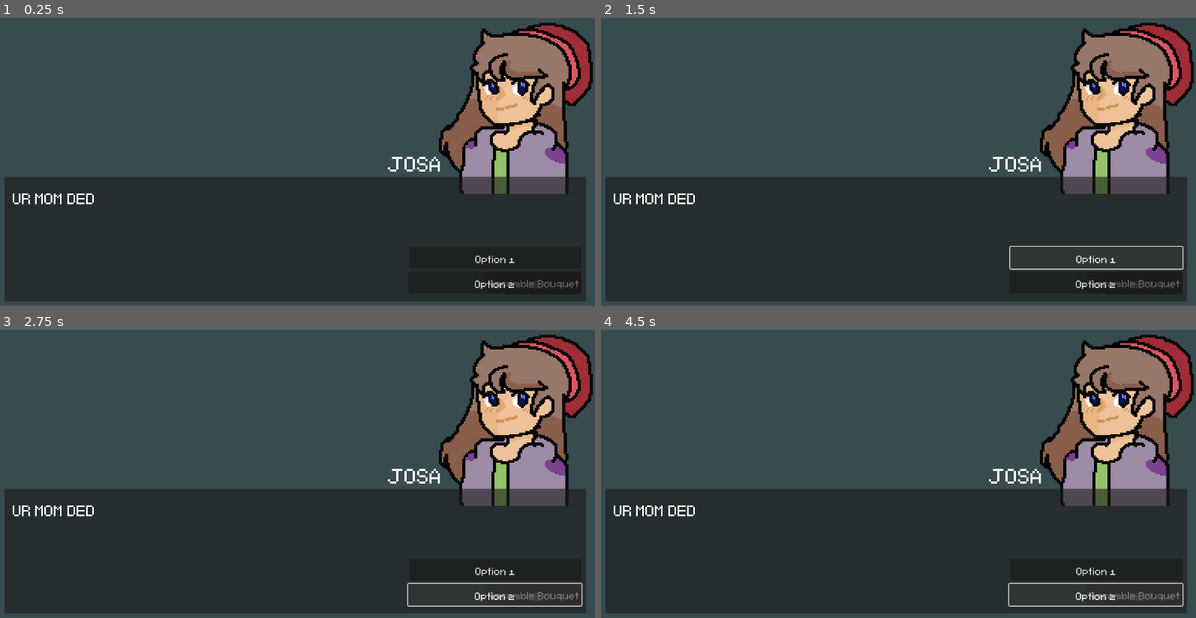
Above: before the commit, frames 1-4 (two rows, left to right).
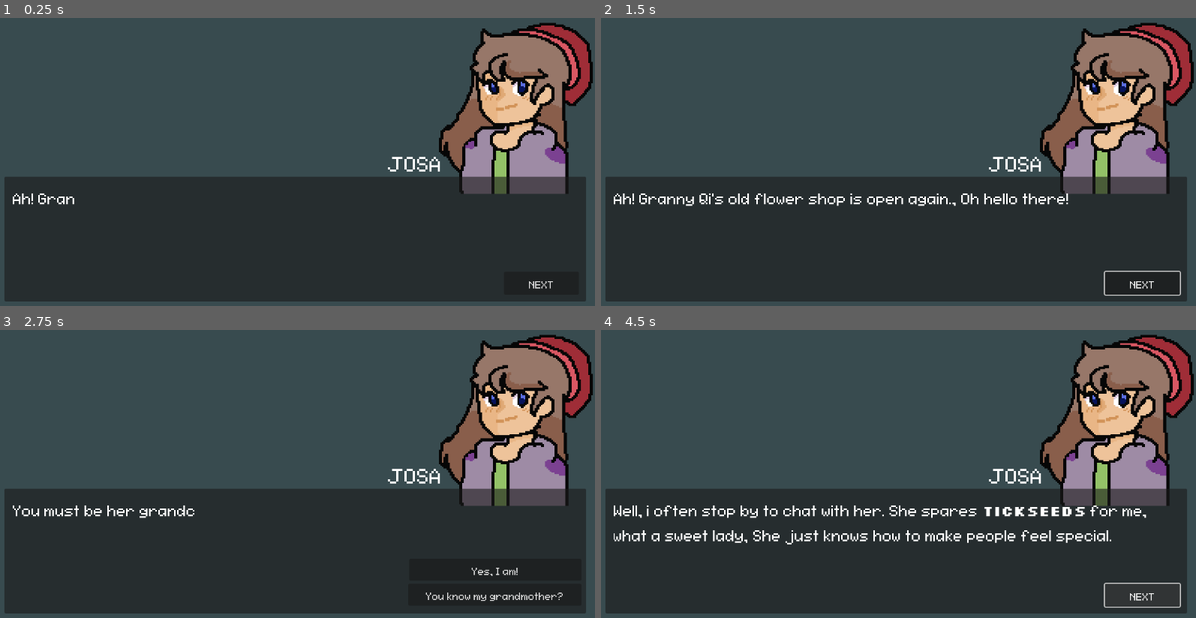
Above: after the commit, the same moments.

Repository: FraN-onLine/Say-it-with-Flowers
Game: Godot game, scene res://UI/DialogueBox.tscn
Same seed, same stepped clock (60 frames per second), same inputs: the game is played once before the commit and once after it.
Inputs (mouse positions are in pixels of both pictures, inside the frame that each line leads up to):
- Up to frame 1 (0.25 s): no input
- Up to frame 2 (1.5 s): click (1136, 282) at 0.5 s, where only the run before the commit has a clickable "Assemble Bouquet"; click (1094, 257) at 1.25 s, where only the run before the commit has a clickable "Option 1"
- Up to frame 3 (2.75 s): click "NEXT" at 2 s
- Up to frame 4 (4.5 s): click "Option 1" (after the commit: "Yes, I am!") at 2.75 s; click (1142, 594) at 3.5 s, where only the run before the commit has a clickable "NEXT"; click (1136, 594) at 4.25 s, where only the run before the commit has a clickable "Assemble Bouquet"

The runs differ from the first frame. In frame 1, 0.6% of the frame differs, in the area x 2-98%, y 60-95%; in frame 2, 1.9%; in frame 3, 1.3%; in frame 4, 3.4%, in the area x 2-98%, y 60-97%.

Commit message:
arrangement ui

Diff:
--- /dev/null
+++ b/SIWF/say-it-with-flowers/UI/AssembleMenu.tscn
@@ -0,0 +1,70 @@
+[gd_scene load_steps=3 format=3 uid="uid://bprih8qjtvlq7"]
+
+[ext_resource type="FontFile" uid="uid://ci73tgdvfkr2b" path="res://Assets/fs-pixel-sans-unicode-regular.ttf" id="1_n0foe"]
+[ext_resource type="Texture2D" uid="uid://2n2fubghyr1m" path="res://Assets/Flowers/RedChrysanthemum.png" id="2_qcyof"]
+
+[node name="AssembleMenu" type="CanvasLayer"]
+
+[node name="Flowers" type="Panel" parent="."]
+offset_left = 780.0
+offset_top = 87.0
+offset_right = 1095.0
+offset_bottom = 557.0
+
+[node name="Name" type="Label" parent="."]
+offset_left = 856.0
+offset_top = 85.0
+offset_right = 1036.0
+offset_bottom = 165.0
+theme_override_fonts/font = ExtResource("1_n0foe")
+theme_override_font_sizes/font_size = 64
+text = "FLOWERS"
+
+[node name="Flower_Box" type="ScrollContainer" parent="."]
+offset_left = 799.0
+offset_top = 153.0
+offset_right = 1081.0
+offset_bottom = 534.0
+
+[node name="TextureRect" type="TextureRect" parent="Flower_Box"]
+layout_mode = 2
+texture = ExtResource("2_qcyof")
+
+[node name="Arrangement1" type="Panel" parent="."]
+offset_left = 58.0
+offset_top = 214.0
+offset_right = 171.0
+offset_bottom = 325.0
+
+[node name="Arrangement2" type="Panel" parent="."]
+offset_left = 195.0
+offset_top = 216.0
+offset_right = 308.0
+offset_bottom = 327.0
+
+[node name="Arrangement3" type="Panel" parent="."]
+offset_left = 352.0
+offset_top = 215.0
+offset_right = 465.0
+offset_bottom = 326.0
+
+[node name="Arrangement4" type="Panel" parent="."]
+offset_left = 496.0
+offset_top = 218.0
+offset_right = 609.0
+offset_bottom = 329.0
+
+[node name="Arrangement5" type="Panel" parent="."]
+offset_left = 639.0
+offset_top = 217.0
+offset_right = 752.0
+offset_bottom = 328.0
+
+[node name="Option1" type="Button" parent="."]
+offset_left = 256.0
+offset_top = 384.0
+offset_right = 587.0
+offset_bottom = 424.0
+theme_override_fonts/font = ExtResource("1_n0foe")
+theme_override_font_sizes/font_size = 32
+text = "Assemble"
--- a/SIWF/say-it-with-flowers/UI/dialogue_box.gd
+++ b/SIWF/say-it-with-flowers/UI/dialogue_box.gd
@@ -82,9 +82,6 @@
 	dialog_label.text = ""
 	_typing = true
 
-	# Disable input buttons while typing
-	_set_buttons_disabled(true)
-
 	_typing_tween = create_tween()
 	for i in _full_text.length():
 		_typing_tween.tween_callback(
@@ -95,10 +92,10 @@
 	_typing_tween.tween_callback(_finish_typing)
 
 
+
 func _finish_typing() -> void:
 	_typing = false
 	dialog_label.text = _full_text
-	_set_buttons_disabled(false)
 
 
 func _set_buttons_disabled(disabled: bool) -> void:
--- a/SIWF/say-it-with-flowers/project.godot
+++ b/SIWF/say-it-with-flowers/project.godot
@@ -17,7 +17,8 @@
 
 [autoload]
 
-OrderManager="*res://Orders/order_manager.gd"
+OrderManager="*res://Global/order_manager.gd"
+KnowledgeManager="*res://Global/knowledge_manager.gd"
 
 [global_group]
 
Binary file added: SIWF/say-it-with-flowers/Assets/Flowers/RedChrysanthemum.png
Not shown, added: SIWF/say-it-with-flowers/Assets/Flowers/RedChrysanthemum.png.import
Not shown, added: SIWF/say-it-with-flowers/Global/knowledge_manager.gd.uid
